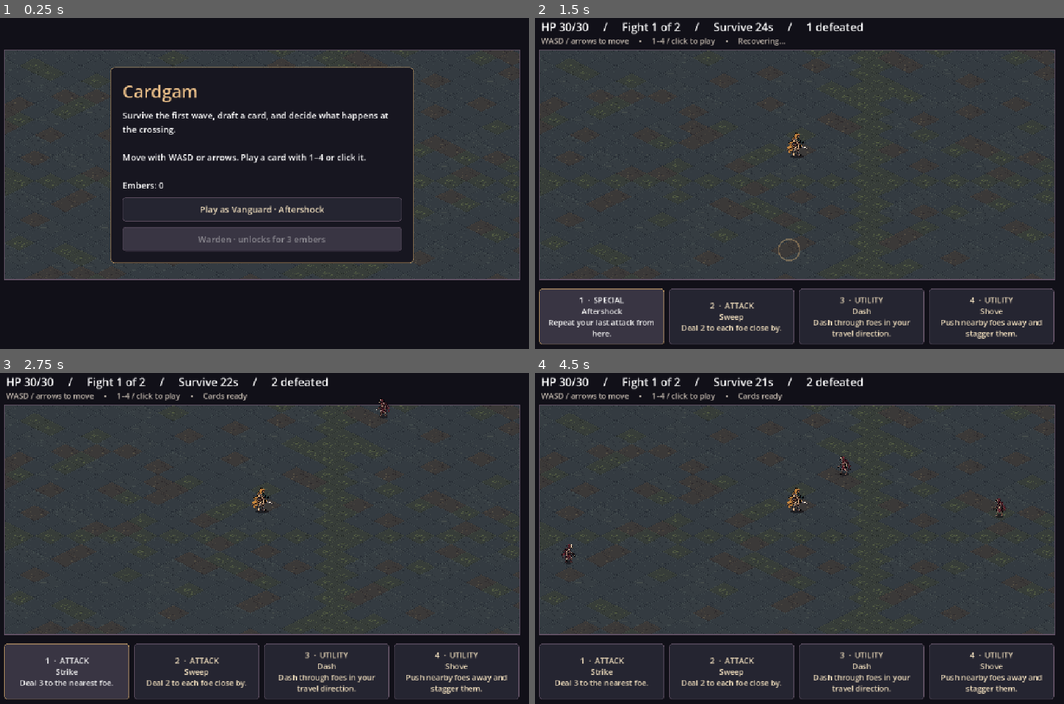
Above: before the commit, frames 1-4 (two rows, left to right).
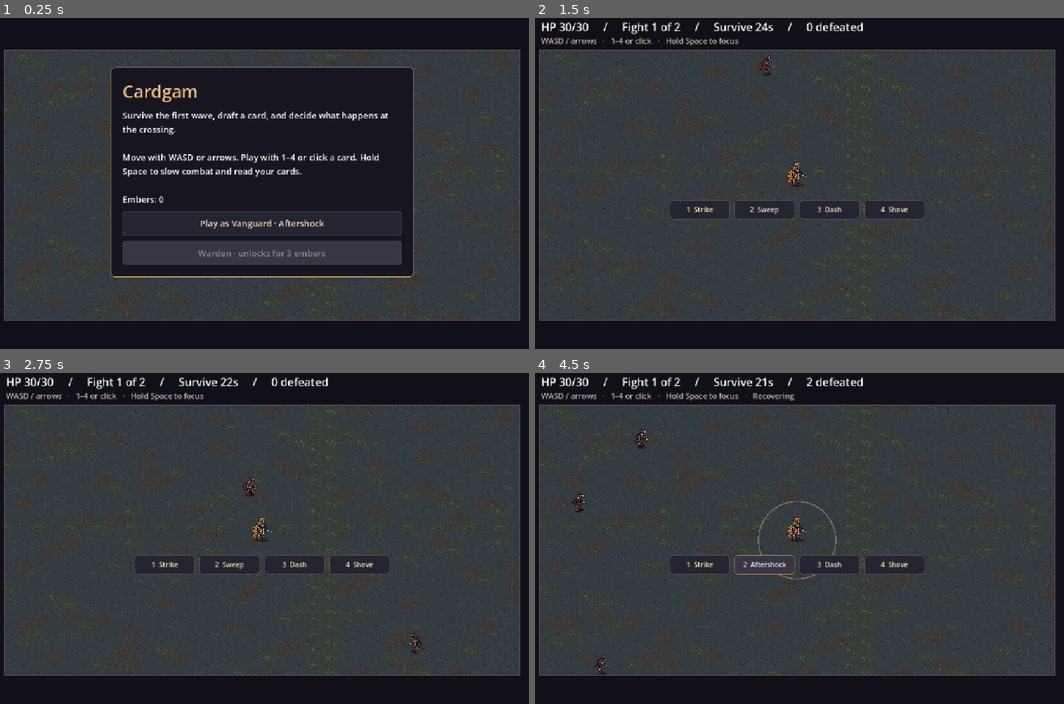
Above: after the commit, the same moments.

Repository: joelyou20/cardgam
Game: Godot game, scene res://arena.tscn
Same seed, same stepped clock (60 frames per second), same inputs: the game is played once before the commit and once after it.
Inputs (mouse positions are in pixels of both pictures, inside the frame that each line leads up to):
- Up to frame 1 (0.25 s): no input
- Up to frame 2 (1.5 s): click "Play as Vanguard · Aftershock" at 0.5 s; click (603, 315) at 1.25 s, where only the run before the commit has a clickable "1 · ATTACK Strike Deal 3 to t…"
- Up to frame 3 (2.75 s): click (68, 670) at 2 s, where only the run before the commit has a clickable "1 · SPECIAL Aftershock Repeat…"
- Up to frame 4 (4.5 s): click (698, 564) at 2.75 s, where only the run after the commit has a clickable "1 Strike"; click (698, 564) at 3.5 s, where only the run after the commit has a clickable "1 Aftershock"; click (762, 564) at 4.25 s, where only the run after the commit has a clickable "2 Sweep"

The runs differ from the first frame. In frame 1, 20% of the frame differs, in the area x 0-99%, y 9-92%; in frame 2, 14%; in frame 3, 14%; in frame 4, 15%.

Commit message:
Scroll the arena and bring the hand into combat view

Diff:
--- a/main/arena.gd
+++ b/main/arena.gd
@@ -4,7 +4,11 @@
 const ENEMY_ART := preload("res://art/raider.png")
 const TERRAIN_ART := preload("res://art/terrain.png")
 const TILE_SIZE := Vector2(64, 32)
-const FIELD := Rect2(24, 80, 1072, 477)
+const FIELD := Rect2(24, 80, 1072, 560)
+const SCREEN_CENTER := Vector2(560, 360)
+const FOCUS_SPEED := 0.25
+const SPAWN_MARGIN := 32.0
+const DESPAWN_RADIUS := 1250.0
 const BEACON := Vector2(560, 300)
 const STARTER := ["Strike", "Sweep", "Dash", "Shove"]
 const BOOSTERS := ["Cinder Ring", "Rally", "Harpoon", "Kindle"]
@@ -26,7 +30,6 @@
 var facing := Vector2.RIGHT
 var player_looks_left := false
 var player_is_warden := false
-var terrain_tiles: Array[Dictionary] = []
 var dash_left := 0.0
 var health := 30
 var beacon_health := 12
@@ -49,6 +52,7 @@
 var fires: Array[Dictionary] = []
 var rng := RandomNumberGenerator.new()
 
+var focusing := false
 var hud: Label
 var notice: Label
 var slots: Array[Button] = []
@@ -58,7 +62,6 @@
 func _ready() -> void:
 	rng.randomize()
 	texture_filter = CanvasItem.TEXTURE_FILTER_NEAREST
-	build_terrain()
 	load_progress()
 	build_interface()
 	show_title()
@@ -91,15 +94,15 @@
 	notice.modulate = Color("#bdb3a9")
 	layer.add_child(notice)
 	var hand_row := HBoxContainer.new()
-	hand_row.position = Vector2(24, 575)
+	hand_row.position = SCREEN_CENTER + Vector2(-265, 31)
 	hand_row.add_theme_constant_override("separation", 10)
 	hand_row.theme = theme
 	layer.add_child(hand_row)
 	for index in range(4):
 		var button := Button.new()
-		button.custom_minimum_size = Vector2(260, 116)
+		button.custom_minimum_size = Vector2(125, 36)
 		button.autowrap_mode = TextServer.AUTOWRAP_WORD_SMART
-		button.add_theme_font_size_override("font_size", 16)
+		button.add_theme_font_size_override("font_size", 14)
 		button.focus_mode = Control.FOCUS_NONE
 		button.pressed.connect(play_card.bind(index))
 		hand_row.add_child(button)
@@ -158,7 +161,7 @@
 	position_in_arena = BEACON
 	hud.text = ""
 	notice.text = ""
-	show_menu("Cardgam", "Survive the first wave, draft a card, and decide what happens at the crossing.\n\nMove with WASD or arrows. Play a card with 1–4 or click it.\n\nEmbers: %d" % embers)
+	show_menu("Cardgam", "Survive the first wave, draft a card, and decide what happens at the crossing.\n\nMove with WASD or arrows. Play with 1–4 or click a card. Hold Space to slow combat and read your cards.\n\nEmbers: %d" % embers)
 	add_option("Play as Vanguard · Aftershock", start_run.bind("Aftershock"))
 	if warden_unlocked:
 		add_option("Play as Warden · Bulwark", start_run.bind("Bulwark"))
@@ -189,6 +192,7 @@
 
 func begin_fight() -> void:
 	phase = "fight"
+	focusing = false
 	position_in_arena = BEACON + Vector2(0, 85) if route == "bridge" else BEACON
 	facing = Vector2.RIGHT
 	player_looks_left = false
@@ -209,12 +213,17 @@
 func refresh_hand() -> void:
 	for index in range(slots.size()):
 		var button := slots[index]
-		button.visible = not hand.is_empty()
-		button.disabled = phase != "fight"
-		if index < hand.size():
-			var card := hand[index]
-			button.text = "%d  ·  %s\n%s\n%s" % [index + 1, CARDS[card][0], card, CARDS[card][1]]
-			button.modulate = Color("#ffc87e") if card in BOOSTERS else Color.WHITE
+		button.visible = phase == "fight"
+		if index >= hand.size():
+			continue
+		var card := hand[index]
+		var description: String = CARDS[card][1]
+		button.text = "%d  %s" % [index + 1, card]
+		button.custom_minimum_size.y = 100 if focusing else 36
+		if focusing:
+			button.text += "\n" + description
+		button.tooltip_text = description
+		button.modulate = Color("#ffc87e") if card in BOOSTERS else Color.WHITE
 
 func _input(event: InputEvent) -> void:
 	if event is InputEventKey and event.pressed and not event.echo:
@@ -230,7 +239,11 @@
 
 func _physics_process(delta: float) -> void:
 	if phase == "fight":
-		update_fight(delta)
+		var focus_held := Input.is_key_pressed(KEY_SPACE)
+		if focus_held != focusing:
+			focusing = focus_held
+			refresh_hand()
+		update_fight(delta * FOCUS_SPEED if focusing else delta)
 	queue_redraw()
 
 func movement_input() -> Vector2:
@@ -256,7 +269,6 @@
 	else:
 		face_direction(direction)
 		position_in_arena += direction * 226.0 * delta
-	position_in_arena = clamp_to_field(position_in_arena)
 	spawn_left -= delta
 	if spawn_left <= 0.0:
 		spawn_enemy()
@@ -264,6 +276,7 @@
 	update_fires(delta)
 	for enemy in enemies:
 		move_enemy(enemy, delta)
+	enemies = enemies.filter(enemy_is_relevant)
 	for effect in effects:
 		effect.life -= delta
 	effects = effects.filter(func(effect): return effect.life > 0)
@@ -283,21 +296,32 @@
 	elif route == "road":
 		objective = "Defeat the road captain"
 	hud.text = "HP %d/30     /     Fight %d of 2     /     %s     /     %d defeated" % [health, stage, objective, kills]
-	notice.text = "WASD / arrows to move     •     1–4 / click to play     •     %s" % ("Recovering…" if cooldown > 0.0 else "Cards ready")
-
-func clamp_to_field(point: Vector2) -> Vector2:
-	return point.clamp(FIELD.position + Vector2(12, 12), FIELD.end - Vector2(12, 12))
+	notice.text = "WASD / arrows   ·   1–4 or click   ·   Hold Space to focus"
+	if focusing:
+		notice.text += "   ·   Focus active"
+	if cooldown > 0.0:
+		notice.text += "   ·   Recovering"
+
+func enemy_is_relevant(enemy: Dictionary) -> bool:
+	if enemy.hp <= 0 or enemy.elite:
+		return true
+	var anchor := BEACON if enemy.raider else position_in_arena
+	return anchor.distance_squared_to(enemy.pos) <= DESPAWN_RADIUS * DESPAWN_RADIUS
 
 func spawn_enemy(elite := false) -> void:
-	var edge := rng.randi_range(0, 3)
-	var point := Vector2(rng.randf_range(FIELD.position.x, FIELD.end.x), rng.randf_range(FIELD.position.y, FIELD.end.y))
-	match edge:
-		0: point.x = FIELD.position.x
-		1: point.x = FIELD.end.x
-		2: point.y = FIELD.position.y
-		3: point.y = FIELD.end.y
+	var raider := route == "bridge" and rng.randf() < 0.52
+	var anchor := BEACON if raider else position_in_arena
+	var spawn_area := FIELD.grow(SPAWN_MARGIN)
+	var point := Vector2(rng.randf_range(spawn_area.position.x, spawn_area.end.x), rng.randf_range(spawn_area.position.y, spawn_area.end.y))
+	match rng.randi_range(0, 3):
+		0: point.x = spawn_area.position.x
+		1: point.x = spawn_area.end.x
+		2: point.y = spawn_area.position.y
+		3: point.y = spawn_area.end.y
 	if elite:
 		point = Vector2(940, 240)
+	else:
+		point += anchor - SCREEN_CENTER
 	enemies.append({
 		"pos": point,
 		"hp": 24 if elite else 3,
@@ -306,7 +330,7 @@
 		"attack": 0.0,
 		"elite": elite,
 		"looks_left": point.x > position_in_arena.x,
-		"raider": route == "bridge" and rng.randf() < 0.52,
+		"raider": raider,
 	})
 
 func move_enemy(enemy: Dictionary, delta: float) -> void:
@@ -391,7 +415,7 @@
 				match card:
 					"Sweep": enemy.hp -= 2
 					"Shove":
-						enemy.pos = clamp_to_field(enemy.pos + offset.normalized() * 97.0)
+						enemy.pos += offset.normalized() * 97.0
 						enemy.stagger = 1.5
 					"Rally":
 						if enemy.stagger > 0:
@@ -480,23 +504,27 @@
 	if save.save("user://progress.cfg") != OK:
 		push_warning("Could not save run progress.")
 
-func build_terrain() -> void:
-	# Offset each half-height row by half a tile to form a 2:1 diamond grid.
-	var row_count := ceili(FIELD.size.y / (TILE_SIZE.y / 2.0))
-	var column_count := ceili(FIELD.size.x / TILE_SIZE.x)
-	for row in range(-1, row_count):
-		for column in range(-1, column_count):
-			var offset := Vector2(column * TILE_SIZE.x + posmod(row, 2) * TILE_SIZE.x / 2.0, row * TILE_SIZE.y / 2.0)
-			var tile := Rect2(FIELD.position + offset, TILE_SIZE)
-			var clipped := FIELD.intersection(tile)
+func camera_offset() -> Vector2:
+	return (position_in_arena - SCREEN_CENTER).round()
+
+func draw_terrain(offset: Vector2) -> void:
+	var visible_world := Rect2(FIELD.position + offset, FIELD.size)
+	var row_step := TILE_SIZE.y / 2.0
+	var first_row := floori(visible_world.position.y / row_step) - 1
+	var last_row := ceili(visible_world.end.y / row_step)
+	for row in range(first_row, last_row):
+		var stagger := posmod(row, 2) * TILE_SIZE.x / 2.0
+		var first_col := floori((visible_world.position.x - stagger) / TILE_SIZE.x)
+		var last_col := ceili((visible_world.end.x - stagger) / TILE_SIZE.x)
+		for column in range(first_col, last_col):
+			var tile := Rect2(Vector2(column * TILE_SIZE.x + stagger, row * row_step), TILE_SIZE)
+			var clipped := visible_world.intersection(tile)
 			if not clipped.has_area():
 				continue
 			var pattern := posmod(column * 73 + row * 37 + column * row * 17, 23)
-			var variant := 0
-			if pattern >= 13:
-				variant = 1 + (pattern - 13) % 3
+			var variant := 0 if pattern < 13 else 1 + (pattern - 13) % 3
 			var source := Rect2(clipped.position - tile.position + Vector2(variant * TILE_SIZE.x, 0), clipped.size)
-			terrain_tiles.append({"destination": clipped, "source": source})
+			draw_texture_rect_region(TERRAIN_ART, Rect2(clipped.position - offset, clipped.size), source)
 
 func draw_actor(art: Texture2D, feet: Vector2, height: float, looks_left: bool, tint: Color) -> void:
 	feet = feet.round()
@@ -509,48 +537,76 @@
 	draw_texture_rect(art, Rect2(-width / 2.0, -height, width, height), false, tint)
 	draw_set_transform(Vector2.ZERO)
 
-func draw_player() -> void:
+func draw_player(feet: Vector2) -> void:
 	var tint := Color("#9fccc8") if player_is_warden else Color.WHITE
-	draw_actor(PLAYER_ART, position_in_arena, 48.0, player_looks_left, tint)
+	draw_actor(PLAYER_ART, feet, 48.0, player_looks_left, tint)
 	if shield or kindled:
-		draw_arc(position_in_arena, 21.0, 0, TAU, 24, Color("#91cbbb") if shield else Color("#e78a55"), 2.0)
-
-func draw_enemy(enemy: Dictionary) -> void:
+		draw_arc(feet, 21.0, 0, TAU, 24, Color("#91cbbb") if shield else Color("#e78a55"), 2.0)
+
+func draw_enemy(enemy: Dictionary, feet: Vector2) -> void:
 	var height := 57.0 if enemy.elite else 38.0
 	var tint := Color("#e2bbf6") if enemy.elite else Color.WHITE
 	if enemy.raider:
 		tint = Color("#ffbe88")
 	if enemy.stagger > 0.0:
 		tint = Color("#91a5bd")
-	draw_actor(ENEMY_ART, enemy.pos, height, enemy.looks_left, tint)
+	draw_actor(ENEMY_ART, feet, height, enemy.looks_left, tint)
 	if enemy.elite:
-		var bar: Vector2 = enemy.pos + Vector2(-22, -height - 7)
+		var bar := feet + Vector2(-22, -height - 7)
 		draw_rect(Rect2(bar, Vector2(44, 4)), Color("#432b38"))
 		draw_rect(Rect2(bar, Vector2(44.0 * enemy.hp / 24.0, 4)), Color("#f8af88"))
 
+func draw_objective_marker(world_target: Vector2, offset: Vector2, label: String) -> void:
+	var target := world_target - offset
+	var inset := FIELD.grow(-55.0)
+	if inset.has_point(target):
+		return
+	var direction := (target - SCREEN_CENTER).normalized()
+	var half_size := inset.size / 2.0
+	var reach := minf(half_size.x / maxf(absf(direction.x), 0.001), half_size.y / maxf(absf(direction.y), 0.001))
+	var marker := SCREEN_CENTER + direction * reach
+	var side := direction.orthogonal() * 6.0
+	draw_colored_polygon(PackedVector2Array([marker + direction * 9.0, marker - direction * 4.0 + side, marker - direction * 4.0 - side]), Color("#ffc778"))
+	draw_string(ThemeDB.fallback_font, marker + Vector2(-46, 23), label, HORIZONTAL_ALIGNMENT_CENTER, 92, 14, Color("#ffe2b0"))
+
 func _draw() -> void:
+	var offset := camera_offset()
 	draw_rect(Rect2(0, 0, 1120, 720), Color("#111018"))
 	draw_rect(FIELD, Color("#2a3035"))
-	for tile in terrain_tiles:
-		draw_texture_rect_region(TERRAIN_ART, tile.destination, tile.source)
-	draw_rect(FIELD, Color("#615164"), false, 2.0)
+	draw_terrain(offset)
 	if route == "bridge":
-		draw_circle(BEACON, 29.0, Color("#ffc778"), false, 2.0)
-		draw_circle(BEACON, 12.0, Color("#ffc778"))
+		draw_circle(BEACON - offset, 29.0, Color("#ffc778"), false, 2.0)
+		draw_circle(BEACON - offset, 12.0, Color("#ffc778"))
 	for fire in fires:
-		draw_circle(fire.pos, 72.0, Color(0.96, 0.38, 0.19, 0.19))
-		draw_circle(fire.pos, 72.0, Color("#dc764d"), false, 2.0)
+		draw_circle(fire.pos - offset, 72.0, Color(0.96, 0.38, 0.19, 0.19))
+		draw_circle(fire.pos - offset, 72.0, Color("#dc764d"), false, 2.0)
 	var actors := enemies.duplicate()
 	actors.sort_custom(func(a, b): return a.pos.y < b.pos.y)
 	var player_drawn := false
 	for enemy in actors:
+		var feet: Vector2 = enemy.pos - offset
+		if not FIELD.grow(65.0).has_point(feet):
+			continue
 		if not player_drawn and enemy.pos.y >= position_in_arena.y:
-			draw_player()
+			draw_player(SCREEN_CENTER)
 			player_drawn = true
-		draw_enemy(enemy)
+		draw_enemy(enemy, feet)
 	if not player_drawn:
-		draw_player()
+		draw_player(SCREEN_CENTER)
 	for effect in effects:
 		var color: Color = effect.color
 		color.a = effect.life / 0.27
-		draw_circle(effect.pos, effect.radius * (1.0 - effect.life), color, false, 3.0)
+		draw_circle(effect.pos - offset, effect.radius * (1.0 - effect.life), color, false, 3.0)
+	# Keep world effects out of the HUD margins.
+	draw_rect(Rect2(0, 0, 1120, FIELD.position.y), Color("#111018"))
+	draw_rect(Rect2(0, FIELD.end.y, 1120, 720 - FIELD.end.y), Color("#111018"))
+	draw_rect(Rect2(0, FIELD.position.y, FIELD.position.x, FIELD.size.y), Color("#111018"))
+	draw_rect(Rect2(FIELD.end.x, FIELD.position.y, 1120 - FIELD.end.x, FIELD.size.y), Color("#111018"))
+	draw_rect(FIELD, Color("#615164"), false, 2.0)
+	if route == "bridge":
+		draw_objective_marker(BEACON, offset, "Beacon")
+	elif route == "road":
+		for enemy in enemies:
+			if enemy.elite:
+				draw_objective_marker(enemy.pos, offset, "Captain")
+				break
